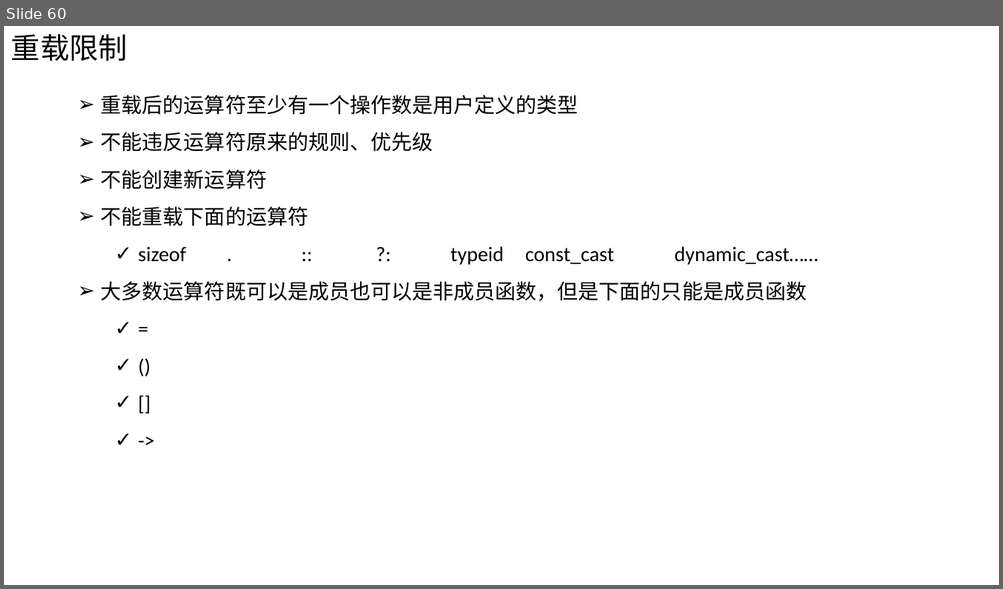
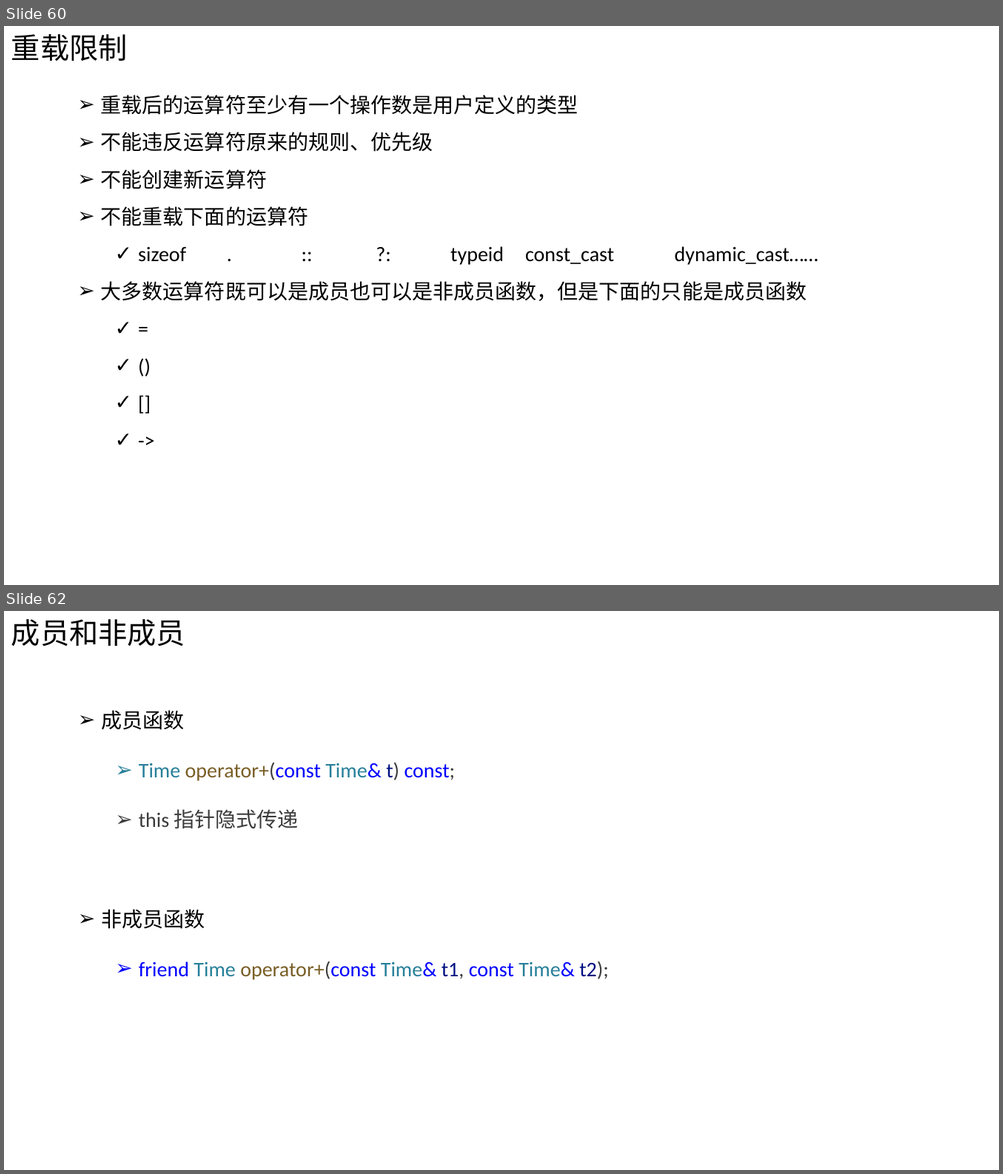
Before and after one commit to Chao200/CPP_Primer_Plus, a slide deck: C++ Primer Plus.pptx. Shown one above the other, each under a label of ours: slide 60 before the commit, slides 60 and 62 after it; the slides between them are not shown. The pictures are 1003x589 and 1003x1174 pixels, drawn with LibreOffice and Linux fonts; fonts in the diff are those of the drawing. Boxes give left, top, right and bottom in pixels: in the first picture for what was removed or moved away, otherwise in the second. Text is boxed around its words. In the diff, an @@ line names an element or a change of style, - is before the commit and + after.

```diff
--- a/C++ Primer Plus.pptx
+++ b/C++ Primer Plus.pptx
@@ slide 62 added at (4,611,999,1170), background #FFFFFF @@
@@ text added at (11,619,185,646), 28 pt, text #000000 @@
+成员和非成员
@@ text added at (101,710,609,980), 20 pt, text #0000FF @@
+➢ 成员函数
+  ➢ Time operator+(const Time& t) const;
+  ➢ this 指针隐式传递
+➢ 非成员函数
+  ➢ friend Time operator+(const Time& t1, const Time& t2);
```
Also in this commit, not shown: 1 slide changed, 16 other slides added.
